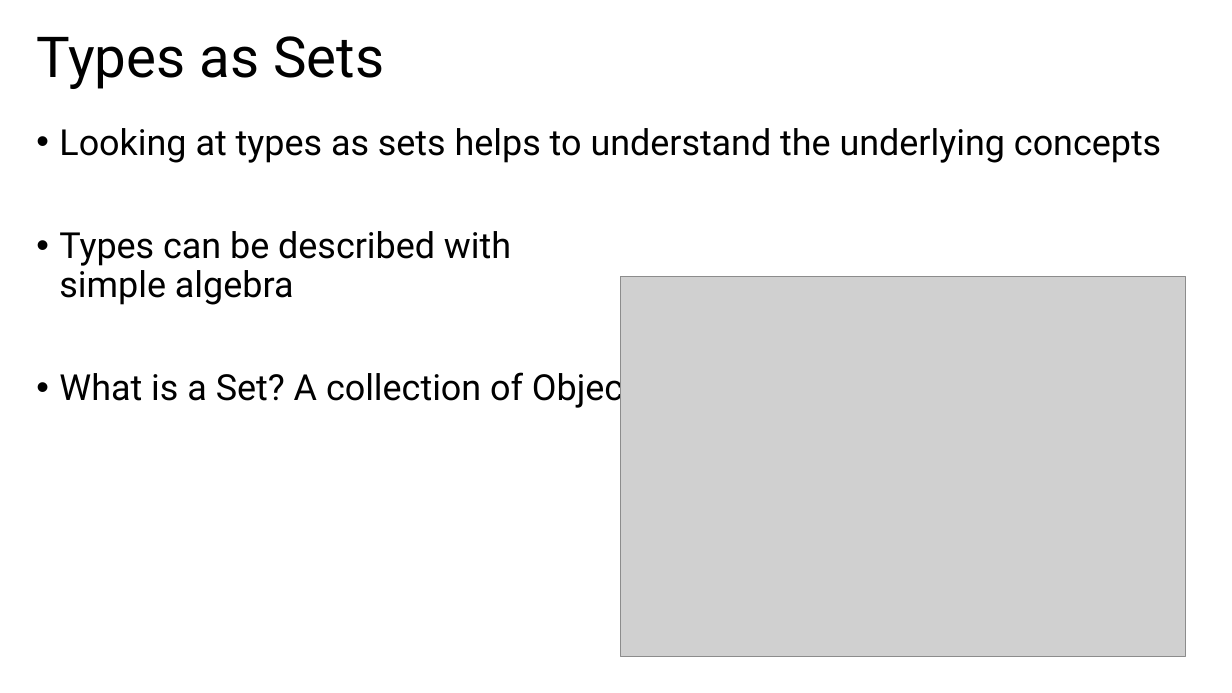
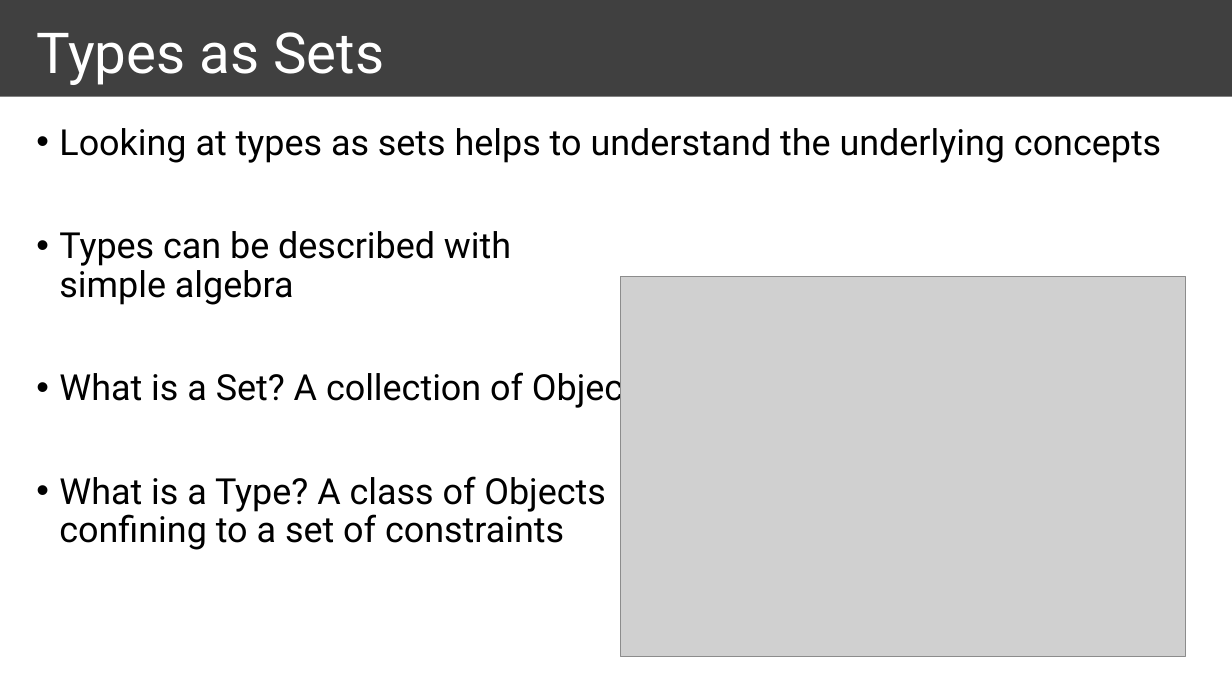
Before and after one commit to ymekesser/a-type-of-magic-presentation, a slide deck: slide 7 of a-type-of-magic.pptx. Drawn at 1232x693 pixels with LibreOffice and Linux fonts; fonts in the diff are those of the drawing; grey boxes stand for pictures. Boxes give left, top, right and bottom in pixels: in the first picture for what was removed or moved away, otherwise in the second. Text is boxed around its words. In the diff, an @@ line names an element or a change of style, - is before the commit and + after.

```diff
--- a/a-type-of-magic.pptx
+++ b/a-type-of-magic.pptx
@@ rectangle added at (0,0,1232,97), fill #404040 @@
@@ title "Types as Sets" at (36,32,384,85): text colour #000000 to #FFFFFF @@
@@ text at (59,476,606,550): paragraph added @@
+• What is a Type? A class of Objects
+  confining to a set of constraints
```
Also in this commit, not shown: 18 other slides changed.
